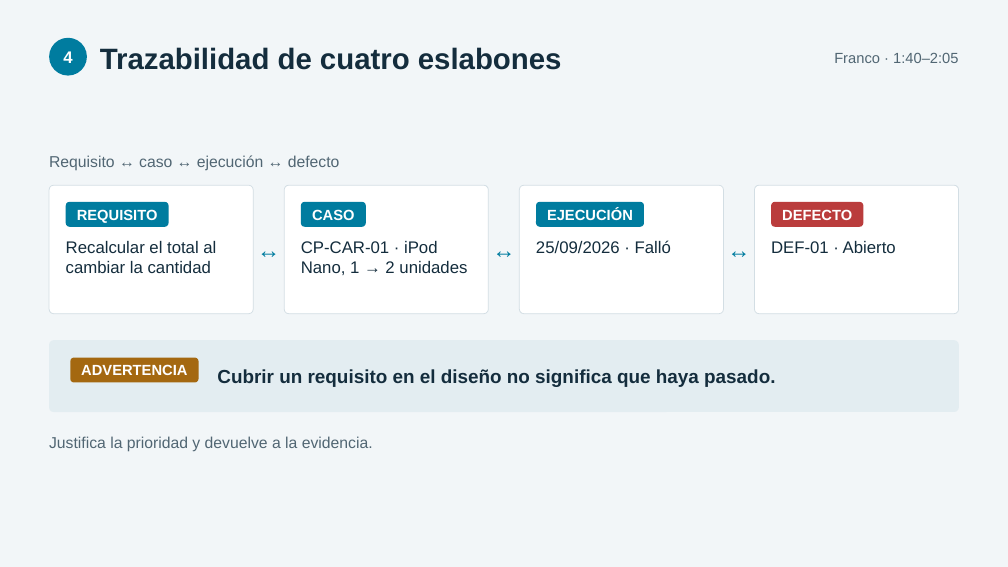
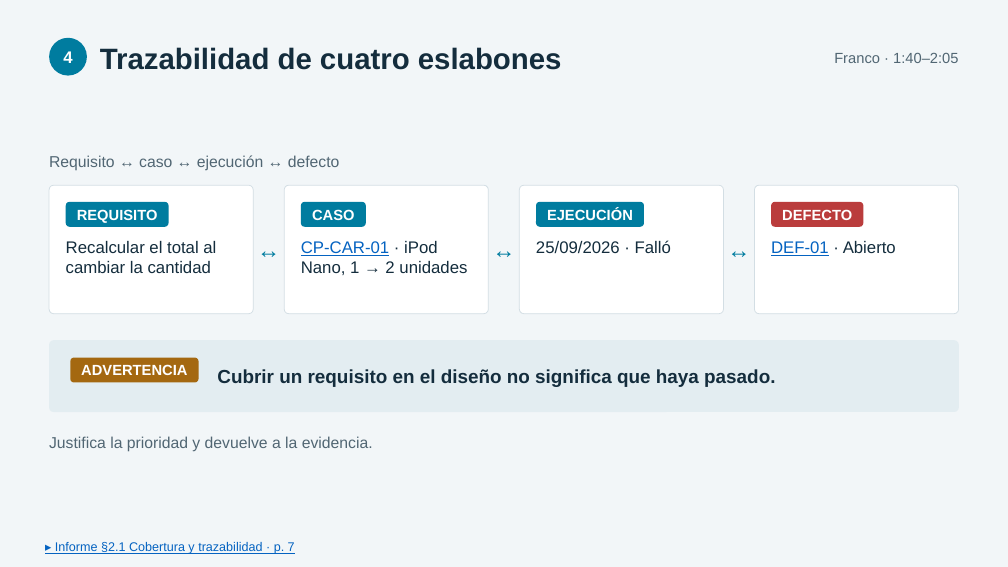
Before and after one commit to usuariogranit/Proyecto1_Caso3_OpenCart, a slide deck: slide 4 of entrega/Proyecto1_Caso3_Grupo5/Proyecto1_Caso3_Grupo5_Exposicion_FINAL.pptx. Drawn at 1008x567 pixels with LibreOffice and Linux fonts; fonts in the diff are those of the drawing. Boxes give left, top, right and bottom in pixels: in the first picture for what was removed or moved away, otherwise in the second. Text is boxed around its words. In the diff, an @@ line names an element or a change of style, - is before the commit and + after.

Commit message:
Presentacion final con 36 enlaces al informe: pie por lamina e identificadores de caso y de defecto

```diff
--- a/entrega/Proyecto1_Caso3_Grupo5/Proyecto1_Caso3_Grupo5_Exposicion_FINAL.pptx
+++ b/entrega/Proyecto1_Caso3_Grupo5/Proyecto1_Caso3_Grupo5_Exposicion_FINAL.pptx
@@ text "CP-CAR-01 · iPod Nano, 1 ..." at [301,241,467,275]: text colour #142D3D to #0563C1, underline on in "CP-CAR-01" @@
@@ text "DEF-01 · Abierto" at [771,241,896,256]: text colour #142D3D to #0563C1, underline on in "DEF-01" @@
@@ text added at [55,542,295,554], 12 pt, text #0563C1, underline @@
+▸ Informe §2.1 Cobertura y trazabilidad · p. 7
```
Also in this commit, not shown: 16 other slides changed, 1 other file.
